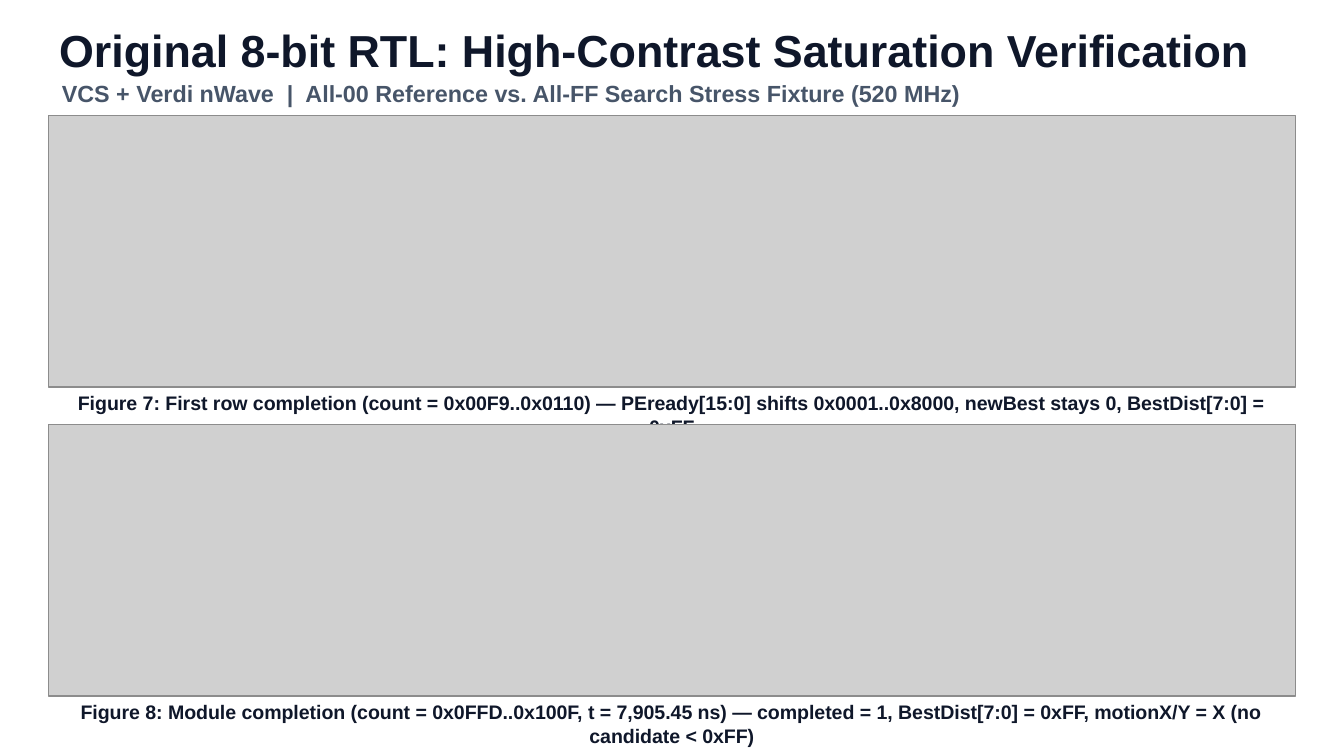
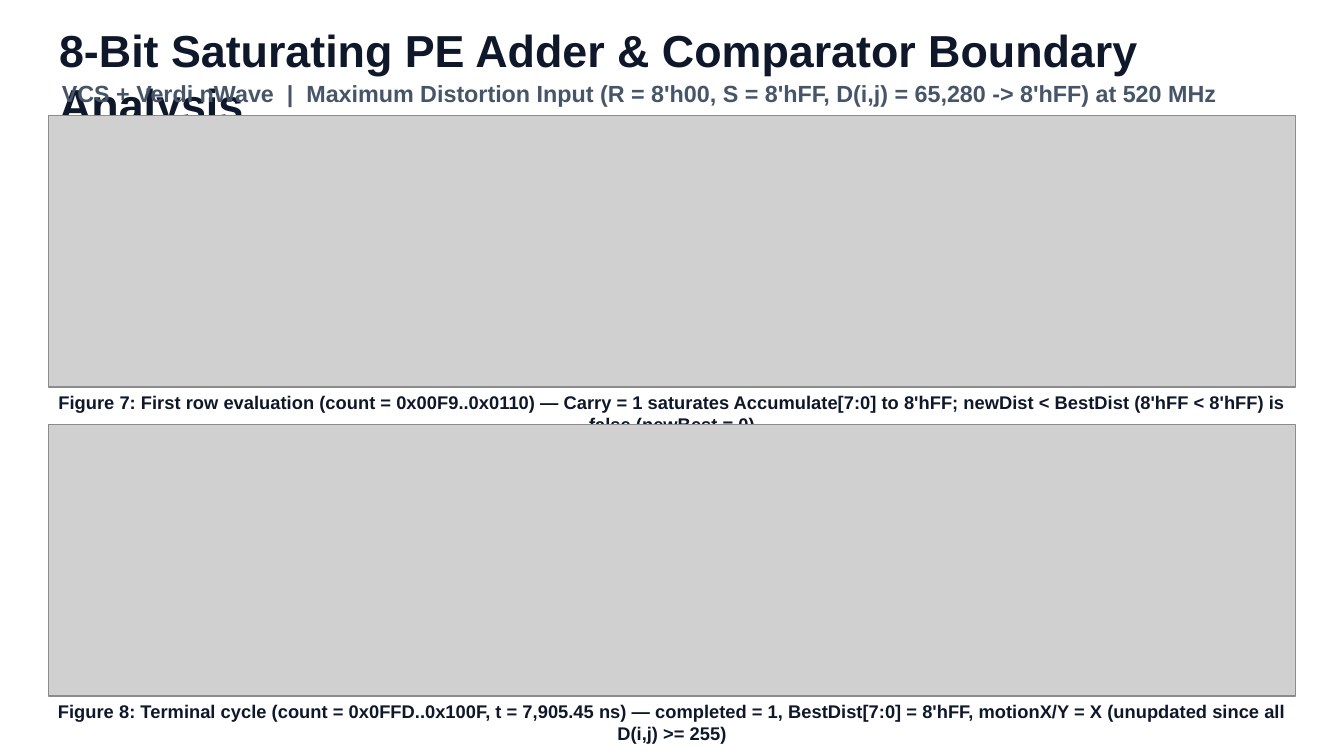
Before and after one commit to huynguyen1017/motion-estimator-asic-lab-notebook-2026, a slide deck: slide 17 of deliverables/ENGR852_V6_Motion_Estimator_Full_Team_19_Slides.pptx. Drawn at 1344x756 pixels with LibreOffice and Linux fonts; fonts in the diff are those of the drawing; grey boxes stand for pictures. Boxes give left, top, right and bottom in pixels: in the first picture for what was removed or moved away, otherwise in the second. Text is boxed around its words. In the diff, an @@ line names an element or a change of style, - is before the commit and + after.

```diff
--- a/deliverables/ENGR852_V6_Motion_Estimator_Full_Team_19_Slides.pptx
+++ b/deliverables/ENGR852_V6_Motion_Estimator_Full_Team_19_Slides.pptx
@@ text at (59, 34, 1137, 116): text changed @@
-Original 8-bit RTL: High-Contrast Saturation Verification
+8-Bit Saturating PE Adder & Comparator Boundary Analysis
@@ text at (62, 83, 1216, 107): text changed @@
-VCS + Verdi nWave | All-00 Reference vs. All-FF Search Stress Fixture (520 MHz)
+VCS + Verdi nWave | Maximum Distortion Input (R = 8'h00, S = 8'hFF, D(i,j) = 65,280 -> 8'hFF) at 520 MHz
@@ text at (58, 395, 1284, 425): text changed; size 10.5 to 9.8 pt @@
-Figure 7: First row completion (count = 0x00F9..0x0110) — PEready[15:0] shifts 0x0001..0x8000, newBest stays 0, BestDist[7:0] = 0xFF
+Figure 7: First row evaluation (count = 0x00F9..0x0110) — Carry = 1 saturates Accumulate[7:0] to 8'hFF; newDist < BestDist (8'hFF < 8'hFF) is false (newBest = 0)
@@ text at (58, 704, 1284, 744): text changed; size 10.5 to 9.8 pt @@
-Figure 8: Module completion (count = 0x0FFD..0x100F, t = 7,905.45 ns) — completed = 1, BestDist[7:0] = 0xFF, motionX/Y = X (no candidate < 0xFF)
+Figure 8: Terminal cycle (count = 0x0FFD..0x100F, t = 7,905.45 ns) — completed = 1, BestDist[7:0] = 8'hFF, motionX/Y = X (unupdated since all D(i,j) >= 255)
```
Also in this commit, not shown: 2 other slides changed, 31 other files.
